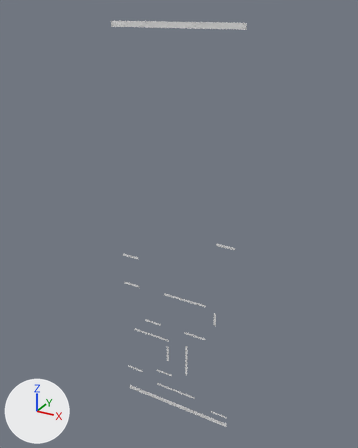
The OBJ model Assets/Tiled2Unity/Meshes/level2-1 template.obj, before and after one commit.
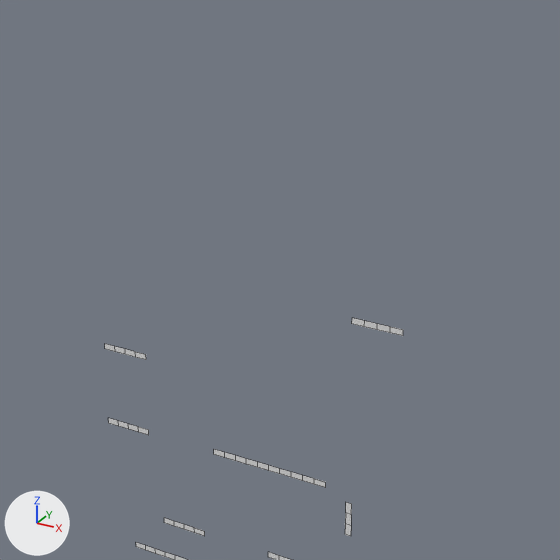
Each version appears first whole from a camera (50 mm lens) standing at (48.1, -125.6, 3.8) and looking at (-22.7, 3.2, -60.6), and next in a close-up on the part from 23% to 82% of the width and 28% to 75% of the height. The lights are fixed; the arrows at lower left show +X, +Y and +Z. The close-ups show mesh edges as thin lines. Where no turn or scale is listed for an object, it has been applied to the vertices.

Script lines for the objects in view, before the commit:
```python
me_level2_1_template = bpy.data.meshes.new('level2-1 template')
me_level2_1_template.from_pydata(...)  # 290 vertices, 129 faces; spans x -43.2..-1.6, y 0.0, z -134.4..0.0
ob_level2_1_template = bpy.data.objects.new('level2-1 template', me_level2_1_template)
ob_level2_1_template.location = (0.0, 0.0, 0.0)
```
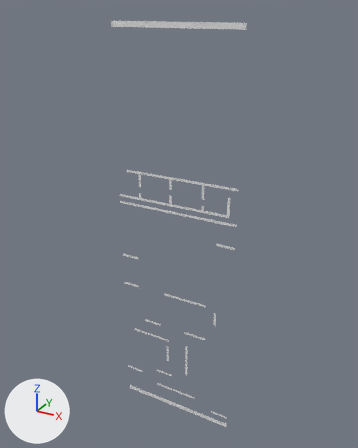
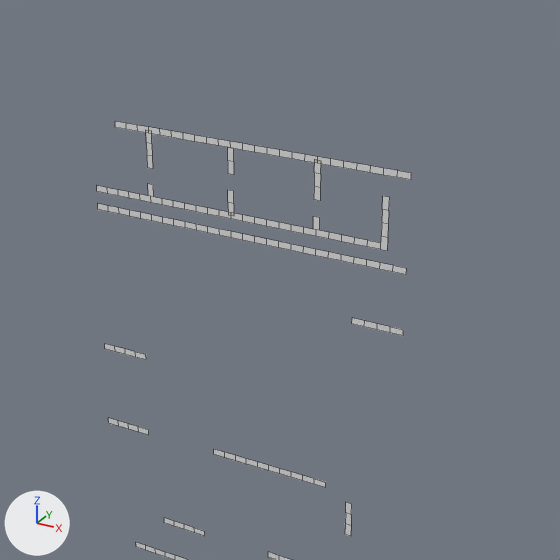
Location of each change, [x1, y1, x2, y2] in pixels of the close-ups (560 x 560 px):
'level2-1 template', reshaped
    before: [105, 318, 403, 560]
    after: [97, 121, 411, 560]
part 1 of me_level2_1_template, added
    after: [98, 204, 406, 275]
part 2 of me_level2_1_template, added
    after: [314, 160, 321, 201]
part 3 of me_level2_1_template, added
    after: [146, 130, 153, 169]
part 4 of me_level2_1_template, added
    after: [97, 186, 390, 251]
part 5 of me_level2_1_template, added
    after: [115, 121, 411, 180]
part 6 of me_level2_1_template, added
    after: [148, 148, 320, 230]

The edits, one by one:
me_level2_1_template is used by ob_level2_1_template; location (0.0, 0.0, 0.0).
Verts and faces of me_level2_1_template; kept vertices keep their numbers, new ones are numbered from 290.
me_level2_1_template had 290 vertices, 129 faces and spanned x -43.2..-1.6, y 0.0, z -134.4..0.0.
me_level2_1_template now has 489 vertices, 219 faces and spans x -43.2..-1.6, y 0.0, z -134.4..0.0.
me_level2_1_template part 1: the loose piece of 54 vertices spanning x -43.2..-1.6, y 0.0, z -1.6..0.0 is copied, and the copy is scaled about its middle by (1, 0.5, 0.5), then moved by (0.0, 0.0, -54.8); it spans x -43.2..-1.6, y 0.0, z -56.0..-55.2.
me_level2_1_template part 2: the loose piece of 8 vertices spanning x -8.0..-7.2, y 0.0, z -92.8..-88.0 is copied, and the copy is moved by (-5.2, 0.0, 43.6); it spans x -13.2..-12.4, y 0.0, z -49.2..-44.4.
me_level2_1_template part 3: the loose piece of 8 vertices spanning x -8.0..-7.2, y 0.0, z -92.8..-88.0 is copied, and the copy is moved by (-27.6, 0.0, 43.6); it spans x -35.6..-34.8, y 0.0, z -49.2..-44.4.
me_level2_1_template part 4: a new loose piece of 59 vertices spanning x -43.2..-4.0, y 0.0, z -53.6..-47.2.
me_level2_1_template part 5: a new loose piece of 50 vertices spanning x -40.0..-1.6, y 0.0, z -44.8..-44.0.
Part 6, on me_level2_1_template:
New vertex 290 is at (-24.4, 0.0, -46.4), pixel (227, 160).
New vertex 291 is at (-24.4, 0.0, -44.8), pixel (227, 147).
New vertex 292 is at (-24.4, 0.0, -48.0), pixel (227, 173).
New vertex 293 is at (-24.4, 0.0, -51.6), pixel (227, 202).
New vertex 294 is at (-24.4, 0.0, -50.0), pixel (227, 189).
New vertex 295 is at (-13.2, 0.0, -52.8), pixel (313, 229).
New vertex 296 is at (-13.2, 0.0, -51.2), pixel (313, 216).
New vertex 297 is at (-35.6, 0.0, -52.8), pixel (148, 195).
New vertex 298 is at (-35.6, 0.0, -51.2), pixel (147, 183).
New vertex 299 is at (-24.4, 0.0, -53.2), pixel (228, 215).
New vertices 300 to 309 stand at vertices 290 to 299, in that order, plus (0.8, 0.0, 0.0).
New faces: (290, 291, 301, 300), (290, 300, 302, 292), (293, 294, 304, 303), (295, 296, 306, 305), (297, 298, 308, 307), (293, 303, 309, 299).
